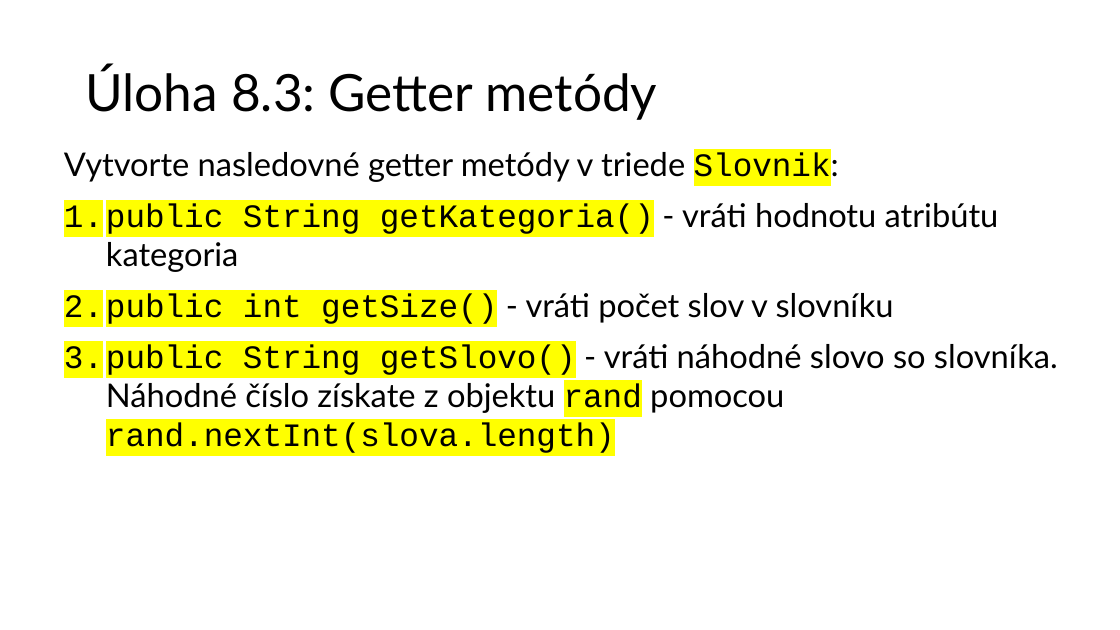
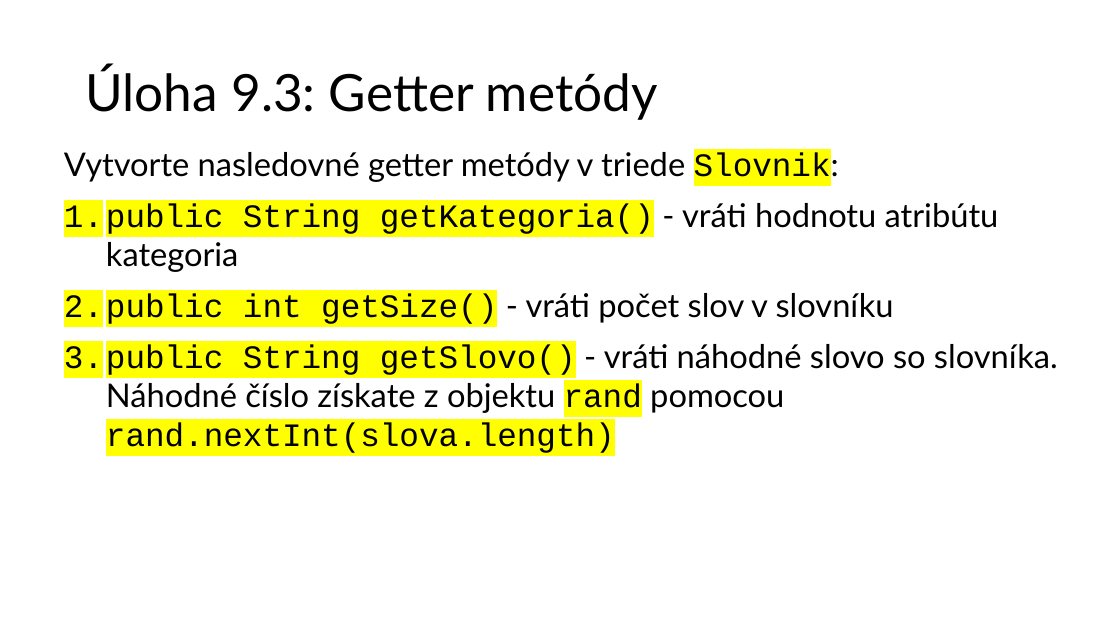
Before and after one commit to wagjo/oop, a slide deck: slide 6 of prezentacie/c09w.pptx. Drawn at 1120x630 pixels with LibreOffice and Linux fonts; fonts in the diff are those of the drawing. Boxes give left, top, right and bottom in pixels: in the first picture for what was removed or moved away, otherwise in the second. Text is boxed around its words. In the diff, an @@ line names an element or a change of style, - is before the commit and + after.

```diff
--- a/prezentacie/c09w.pptx
+++ b/prezentacie/c09w.pptx
@@ title at <box>85,66,658,120</box>: text changed @@
-Úloha 8.3: Getter metódy
+Úloha 9.3: Getter metódy
```
Also in this commit, not shown: 7 other slides changed, 8 other files.
